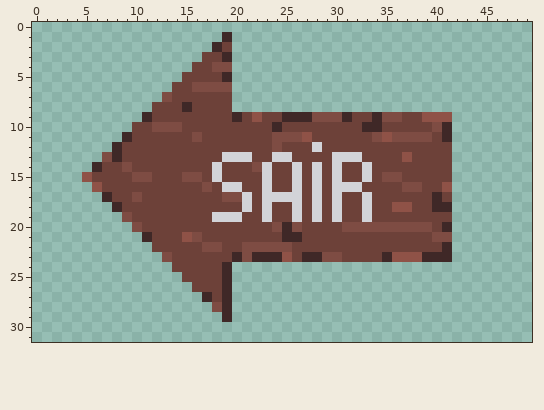
Edited in one commit: pixel-art sprite (img/exit_btn.png). That is the earlier state.
The file is 250x160 pixels, drawn in blocks of 5x5; one block is one cell here.
The result:
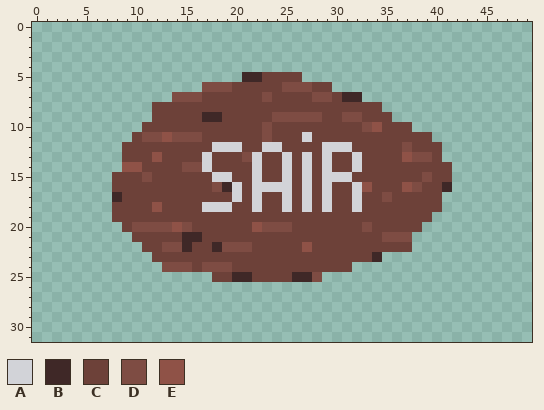
Palette (. is transparent): A #d2d3d8  B #3f2827  C #6d4139  D #7e4c43  E #8f5247
What changed:
y 1: x 19 B -> .
y 2: x 18..19 BC -> ..
y 3: x 17..19 CCB -> ...
y 4: x 16..19 CCDD -> ....
y 5: x 15..19 CCCCB -> .....; x 21..26 ...... -> BBCCCC
y 6: x 14..16 CCD -> ...; x 20..29 .......... -> CCCCCDDDCC
y 7: x 13..16 DCCC -> .DDD; x 20..32 ............. -> CCCDCCCCDDCBB
y 8: x 15 B -> C; x 20..34 ............... -> CCCCCCCCCCCCCCC
y 9: x 11 B -> .; x 17..18 CC -> BB; x 20 B -> C; x 22 E -> C; x 24..27 CBBB -> DDDD; x 29..32 DDBC -> CCDD; x 34..41 BDDCCEEE -> CC......
y 10: x 10 C -> .; x 12..14 DDD -> CCC; x 23..24 CB -> DC; x 33..34 BB -> DE; x 38..41 CCDB -> ....
y 11: x 9 B -> .; x 11..15 CCCCC -> DDEDD; x 23..27 CDDDE -> DCCCA; x 34..41 DEDDDDCB -> CCCCCC..
y 12: x 8 B -> .; x 18..20 CCC -> AAA; x 23..24 CD -> AA; x 28..31 ACCC -> CAAA; x 37 C -> D; x 41 C -> .
y 13: x 7..8 DB -> ..; x 12 C -> E; x 17 C -> A; x 19..22 AAAC -> CCDA; x 24 A -> C; x 27 C -> A; x 29..31 CAA -> ACC; x 38..39 CC -> DD; x 41 C -> .
y 14: x 6..10 BCCDC -> ...EE; x 15..18 CCCA -> DDAC; x 22..23 DA -> AC; x 25..30 CACACA -> ACACAC; x 32..33 CA -> AC
y 15: x 5..7 ECC -> ...; x 10 D -> C; x 15..16 DD -> CC; x 19 C -> A; x 22..23 CA -> AC; x 25..29 CACAC -> ACACA; x 31 C -> A; x 33 A -> C; x 35..36 DD -> CC; x 39 C -> D
y 16: x 6..7 EC -> ..; x 17..19 DCA -> CDB; x 22 C -> A; x 24..31 CCACACAA -> AACACACC; x 33 C -> E; x 37 D -> E; x 41 E -> B
y 17: x 7..8 BC -> .B; x 10 D -> C; x 19..24 DDACAA -> CACACC; x 26..30 ACACA -> CACAC; x 32..33 CA -> AC; x 35 C -> D; x 40..41 BC -> C.
y 18: x 8 B -> C; x 12 C -> E; x 17..19 CCC -> AAA; x 21..23 ACA -> CAC; x 25..30 CACACA -> ACACAC; x 32..33 CA -> AC; x 36..37 EE -> CC; x 40..41 BB -> C.
y 19: x 8..9 .D -> CC; x 18..20 AAA -> CCC; x 23 A -> C; x 26 A -> C; x 28 A -> C; x 30 A -> C; x 33 A -> C; x 40..41 CC -> ..
y 20: x 9 . -> C; x 11..15 CCCCC -> DDDED; x 22..23 CC -> ED; x 25..26 BD -> DC; x 31..32 DD -> CC; x 34..41 DDDDDDCB -> CCCCC...
y 21: x 10..11 .B -> CC; x 15..16 ED -> BB; x 25..26 BB -> CC; x 35..41 CCCCCDD -> DDD....
y 22: x 11 . -> C; x 13..15 CCC -> DDB; x 17..20 DDCC -> CBDD; x 22..25 DDDD -> CCCC; x 27 C -> E; x 38..41 CCCB -> ....
y 23: x 12..13 .D -> CC; x 20..25 BDBBBE -> CCCCCC; x 27..30 BBDD -> CCCC; x 34..41 CBEEEBBB -> B.......
y 24: x 13..15 .CC -> DDD; x 17..31 CCB............ -> DDDCCCCCCCCCCCC
y 25: x 15..17 CCC -> ...; x 19..28 B......... -> CBBCCCCBBD
y 26: x 16..19 CCCB -> ....
y 27: x 17..19 BCB -> ...
y 28: x 18..19 DB -> ..
y 29: x 19 B -> .
Boxes around the changes in both pictures, in picture pixels (x1, y1, x2, y2):
changed: (82, 32, 452, 322)
